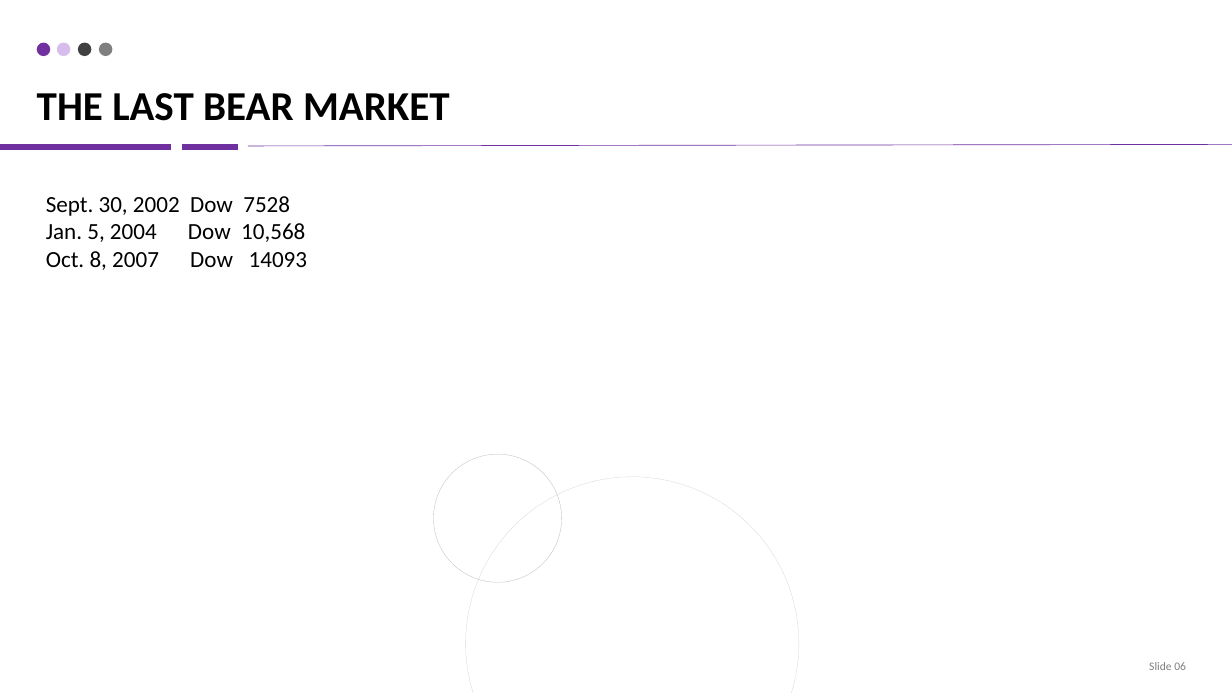
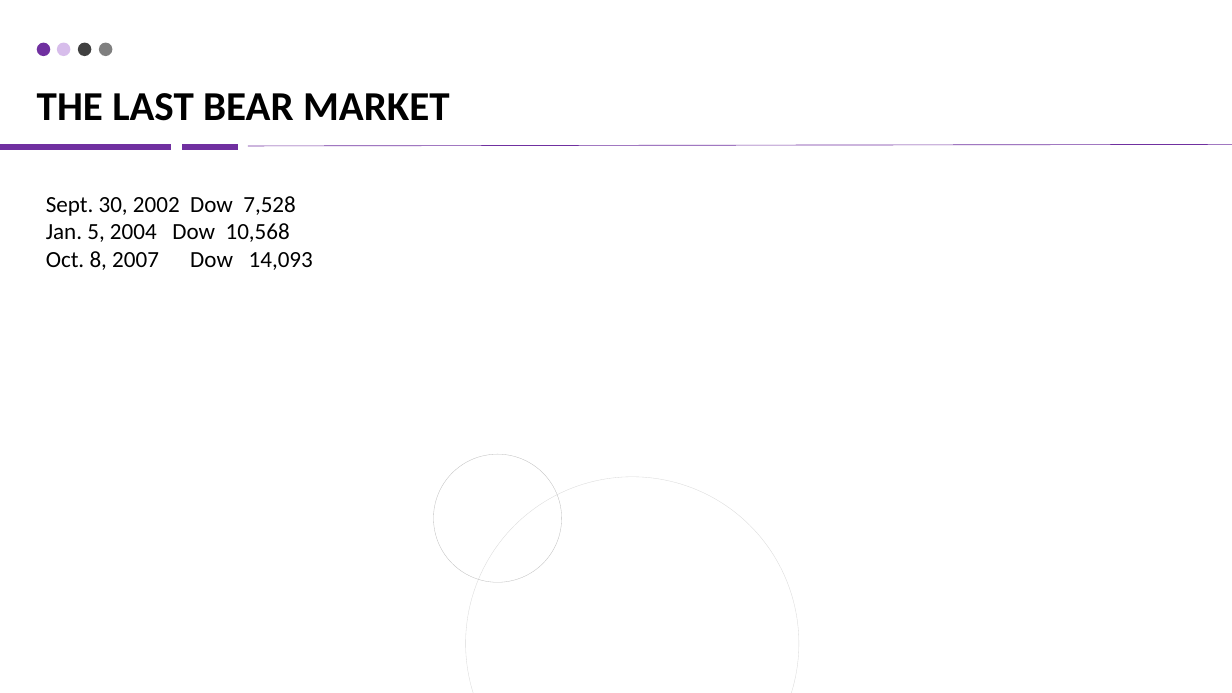
Before and after one commit to xiangx7805/MA615_TeamAssign, a slide deck: slide 7 of Officer/FinishedTemp.pptx. Drawn at 1232x693 pixels with LibreOffice and Linux fonts; fonts in the diff are those of the drawing. Boxes give left, top, right and bottom in pixels: in the first picture for what was removed or moved away, otherwise in the second. Text is boxed around its words. In the diff, an @@ line names an element or a change of style, - is before the commit and + after.

```diff
--- a/Officer/FinishedTemp.pptx
+++ b/Officer/FinishedTemp.pptx
@@ text at (x1=46, y1=196, x2=313, y2=270): text changed @@
-Sept. 30, 2002 Dow 7528
-Jan. 5, 2004 Dow 10,568
-Oct. 8, 2007 Dow 14093
+Sept. 30, 2002 Dow 7,528
+Jan. 5, 2004 Dow 10,568
+Oct. 8, 2007 Dow 14,093
@@ text removed at (x1=1149, y1=662, x2=1186, y2=670) @@
-Slide 06
```
Also in this commit, not shown: 7 other slides changed, 2 other files.
